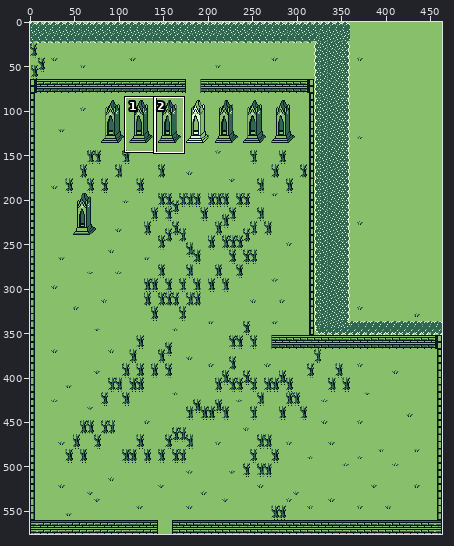
Edited in one commit: pixel-art file (Aseprite-v1.0.8.1-Portable/Mother Demake Art/canary_village.ase). Above, an overview of the earlier version with the close-up marked.
Close-up. As it was:
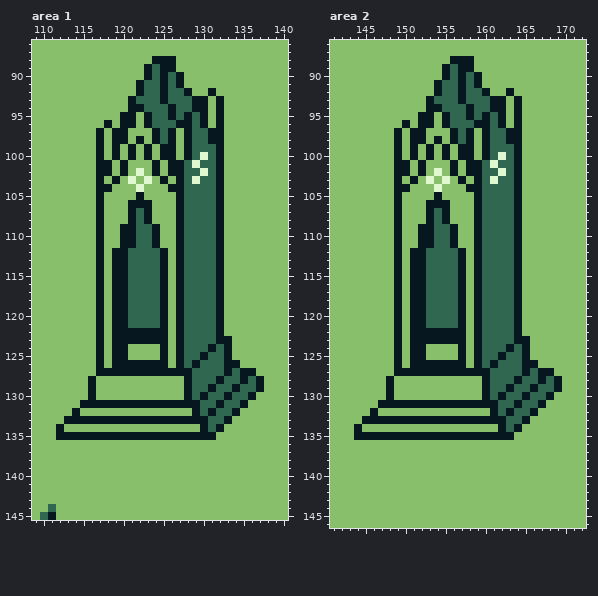
464x576 pixels, 1 frame. Colours within 5 levels of each other are drawn and written as one. Shown: area 1: x 109..140, y 86..145; area 2: x 141..172, y 86..146. The commit also changed other parts of the picture, which this record leaves out.
The same view after the edit:
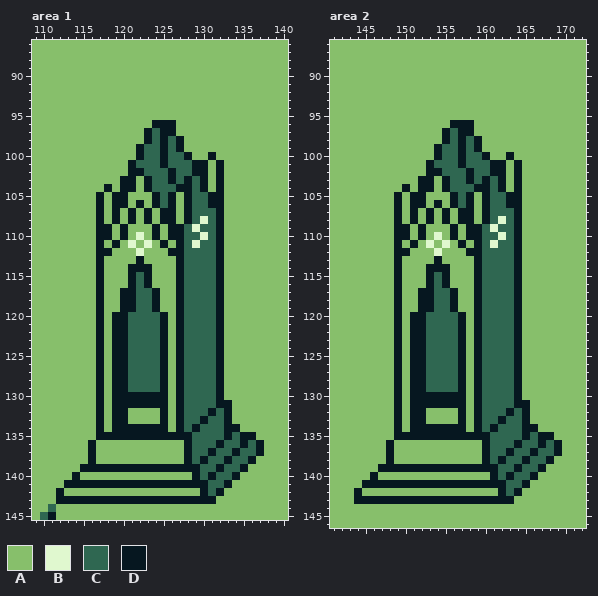
Palette (. is transparent): A #87bf6b  B #e0f8cf  C #2f6751  D #061720
The edit:
Changed rows in their new state; - is an unchanged pixel.
Area 1, layer "graves":
first column x 112:
 88 ------------AAA-----------
 89 -----------AAAA-----------
 90 -----------AAAAA----------
 91 ----------AAAAAA----------
 92 ----------AAAAAAA--A------
 93 ---------AAAAAAAAAA-A-----
 94 ---------AAAAAAAAAA-A-----
 95 --------AA-AAAAAAAA-A-----
 96 ------A-AA-ADDDAAAA-A-----
 97 -----A-AA--DCD--AAAAA-----
 98 -----A-AA-ADCDCDAAAAA-----
 99 -----A-A-ADCC-CDAAAAA-----
100 -----A-A-ADCC-CC-AADA-----
101 -----AA-ADCCCDCC-DDA------
102 -----AA-ADDCCC-C-DDA------
103 -----A-ADD-DCCDCDCDA------
104 -----A--DDADCCC-D-DA------
105 -------DD-A-DCDAD--D------
106 -------DDA-ADCDAD--D------
107 -------D--A--DDAD---------
108 -------D--A--DDAD-B-------
109 ------D--AAA--D--B--------
110 ------D--ABA--D---B-------
111 -------DABABAD---B--------
112 ------DAAABAAAD-----------
113 -------AAADAAA------------
114 -------AADDDAA------------
115 -------AAD-DAA------------
116 -------AAD-DAA------------
117 -------A-D--DA------------
118 -------A-D--DA------------
119 -------A-D--DA------------
122 ---------CCCC-------------
123 ---------CCCC--------A----
124 ---------CCCC------CDA----
125 ---------CCCC-----C-DA----
126 ---------CCCC----C--DAA---
127 ------A--CCCC-A-C---DAAAA-
128 ----AD-DDCCCCD-DC----AAAAA
129 ----AD-DDCCCCD-DC--CDAAAAA
130 ----AD-DDDDDDD-DC-C-DAAAA-
131 ---AA-A-------A-CC---DAA--
132 --A--D-DD----D-DCC---DA---
133 -AAAA-A--AAAA-A-CC--------
134 A----D-DDDDDDD-DCDC-CDD---
135 AAAAA------------CCCCDCDD-
136 ----D-----------DCCCDCCDCD
137 ----D-----------DCCDCCDCCD
138 ----D-----------DCDCCDCCD-
139 ---DDDDDDDDDDDDDDDCCDCCD--
140 --D--------------DCDCCD---
141 -DDDDDDDDDDDDDDDDDDCCD----
142 D-----------------DCD-----
143 DDDDDDDDDDDDDDDDDDDD------
Area 2, layer "graves":
first column x 144:
 88 ------------AAA-----------
 89 -----------AAAA-----------
 90 -----------AAAAA----------
 91 ----------AAAAAA----------
 92 ----------AAAAAAA--A------
 93 ---------AAAAAAAAAA-A-----
 94 ---------AAAAAAAAAA-A-----
 95 --------AA-AAAAAAAA-A-----
 96 ------A-AA-ADDDAAAA-A-----
 97 -----A-AA--DCD--AAAAA-----
 98 -----A-AA-ADCDCDAAAAA-----
 99 -----A-A-ADCC-CDAAAAA-----
100 -----A-A-ADCC-CC-AADA-----
101 -----AA-ADCCCDCC-DDA------
102 -----AA-ADDCCC-C-DDA------
103 -----A-ADD-DCCDCDCDA------
104 -----A--DDADCCC-D-DA------
105 -------DD-A-DCDAD--D------
106 -------DDA-ADCDAD--D------
107 -------D--A--DDAD---------
108 -------D--A--DDAD-B-------
109 ------D--AAA--D--B--------
110 ------D--ABA--D---B-------
111 -------DABABAD---B--------
112 ------DAAABAAAD-----------
113 -------AAADAAA------------
114 -------AADDDAA------------
115 -------AAD-DAA------------
116 -------AAD-DAA------------
117 -------A-D--DA------------
118 -------A-D--DA------------
119 -------A-D--DA------------
122 ---------CCCC-------------
123 ---------CCCC--------A----
124 ---------CCCC------CDA----
125 ---------CCCC-----C-DA----
126 ---------CCCC----C--DAA---
127 ------A--CCCC-A-C---DAAAA-
128 ----AD-DDCCCCD-DC----AAAAA
129 ----AD-DDCCCCD-DC--CDAAAAA
130 ----AD-DDDDDDD-DC-C-DAAAA-
131 ---AA-A-------A-CC---DAA--
132 --A--D-DD----D-DCC---DA---
133 -AAAA-A--AAAA-A-CC--------
134 A----D-DDDDDDD-DCDC-CDD---
135 AAAAA------------CCCCDCDD-
136 ----D-----------DCCCDCCDCD
137 ----D-----------DCCDCCDCCD
138 ----D-----------DCDCCDCCD-
139 ---DDDDDDDDDDDDDDDCCDCCD--
140 --D--------------DCDCCD---
141 -DDDDDDDDDDDDDDDDDDCCD----
142 D-----------------DCD-----
143 DDDDDDDDDDDDDDDDDDDD------
Boxes around the changes in both close-ups, in picture pixels (x1, y1, x2, y2):
changed: (56, 56, 264, 504)
changed: (354, 56, 562, 504)
